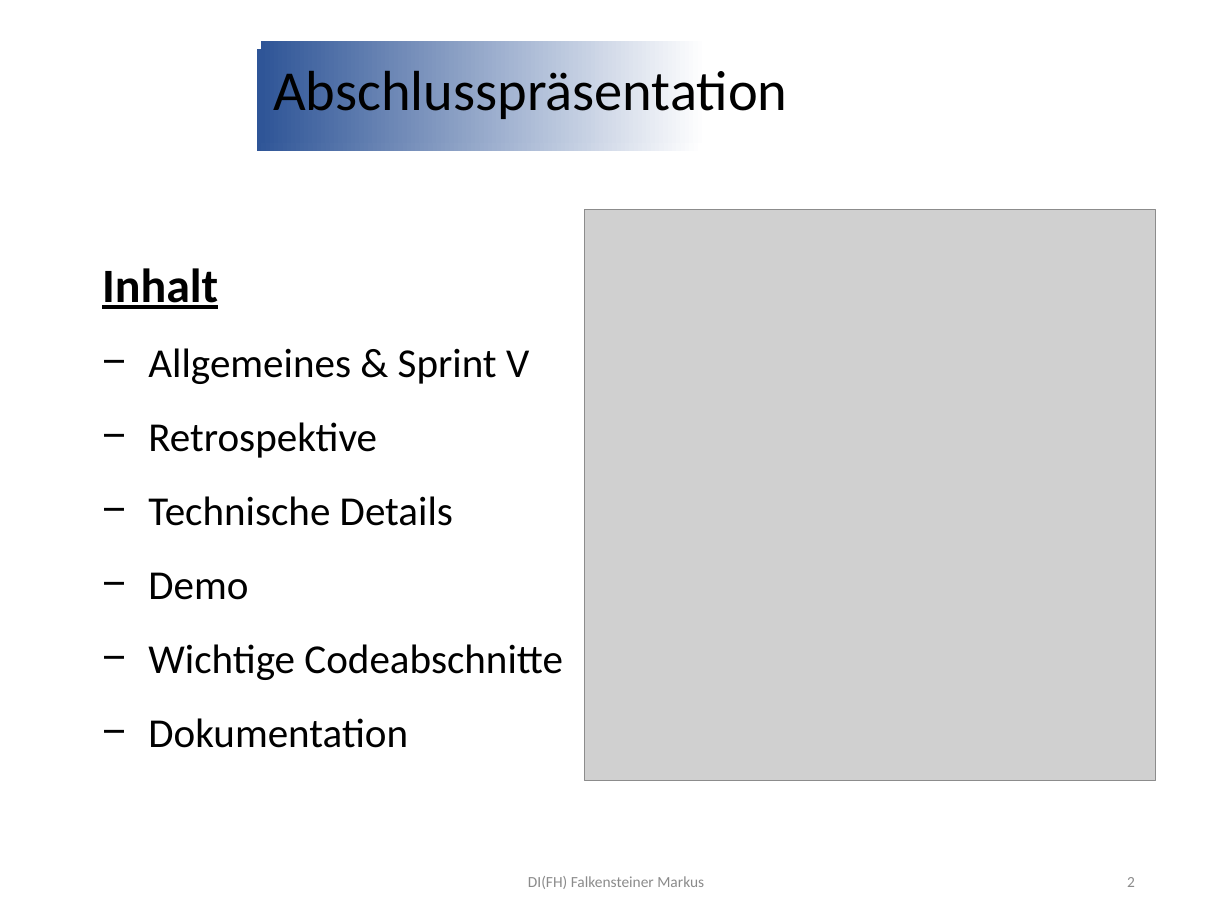
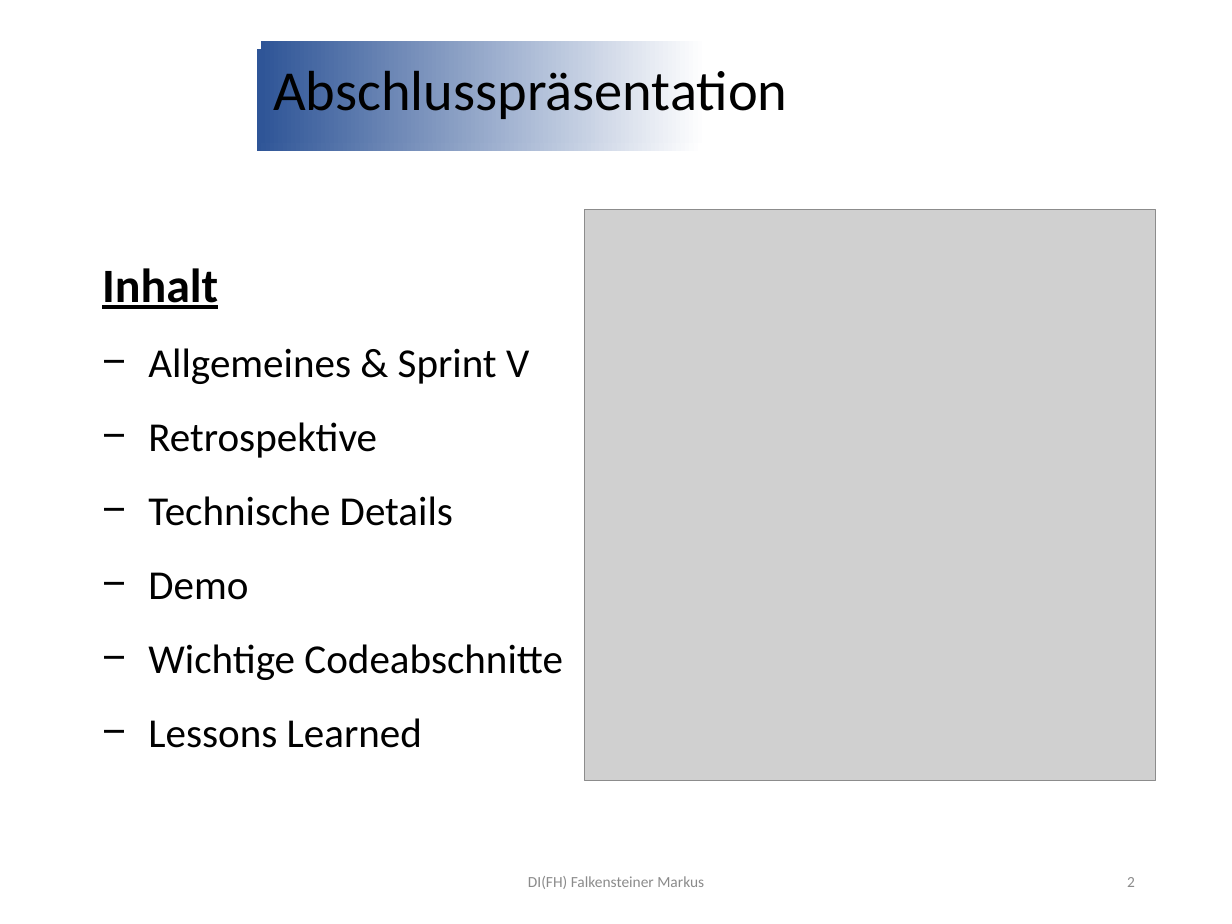
Before and after one commit to jonasaberger/SYP4_MBOT_G1, a slide deck: slide 2 of 02_Backend/!_Docs/INF4_SYP_Gruppe1_Abschlusspräsentation.pptx. Drawn at 1232x924 pixels with LibreOffice and Linux fonts; fonts in the diff are those of the drawing; grey boxes stand for pictures; background and template pictures are left out. Boxes give left, top, right and bottom in pixels: in the first picture for what was removed or moved away, otherwise in the second. Text is boxed around its words. In the diff, an @@ line names an element or a change of style, - is before the commit and + after.

```diff
--- a/02_Backend/!_Docs/INF4_SYP_Gruppe1_Abschlusspräsentation.pptx
+++ b/02_Backend/!_Docs/INF4_SYP_Gruppe1_Abschlusspräsentation.pptx
@@ text at [148,718,422,748]: text changed @@
-− Dokumentation
+− Lessons Learned
```
Also in this commit, not shown: 1 other slide changed, 1 slide added.
